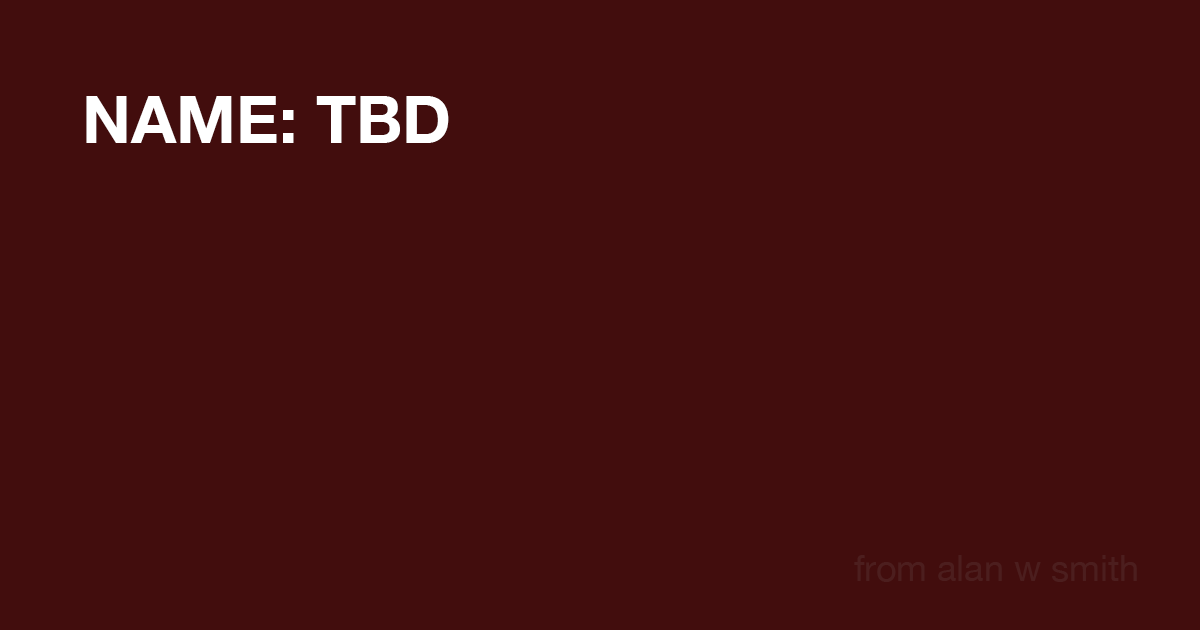
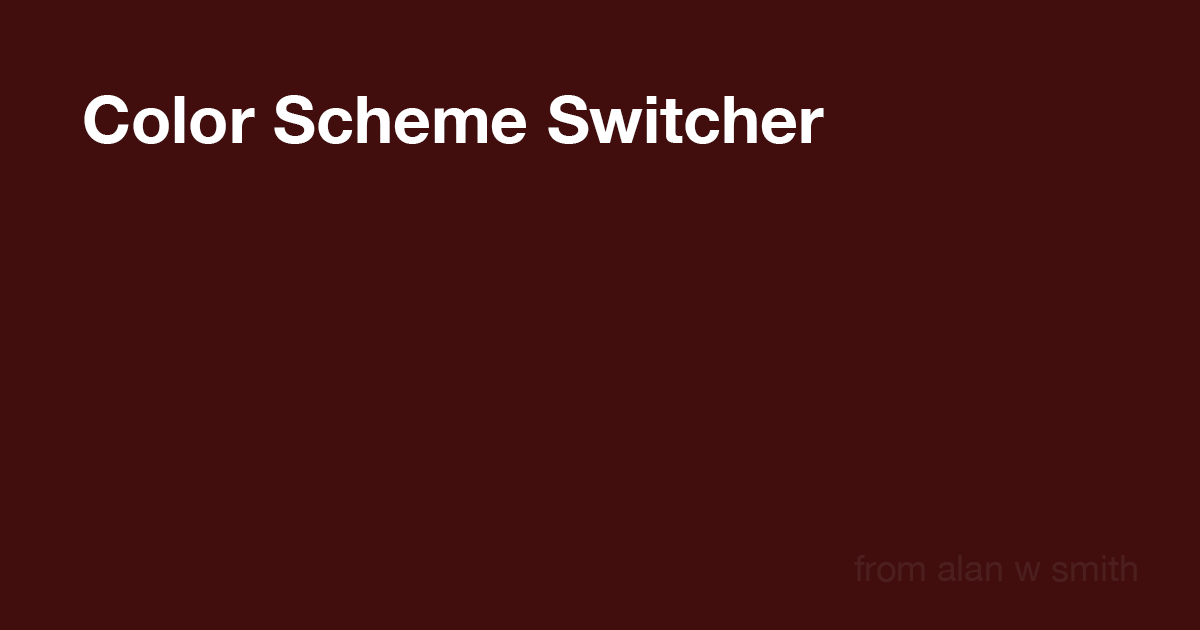
Comparing the layer stacks of the two 1200px x 630px images. Changes:
renamed "NAME: TBD" to "Color Scheme Switcher", painted on it over (x1=84, y1=95, x2=824, y2=144)
